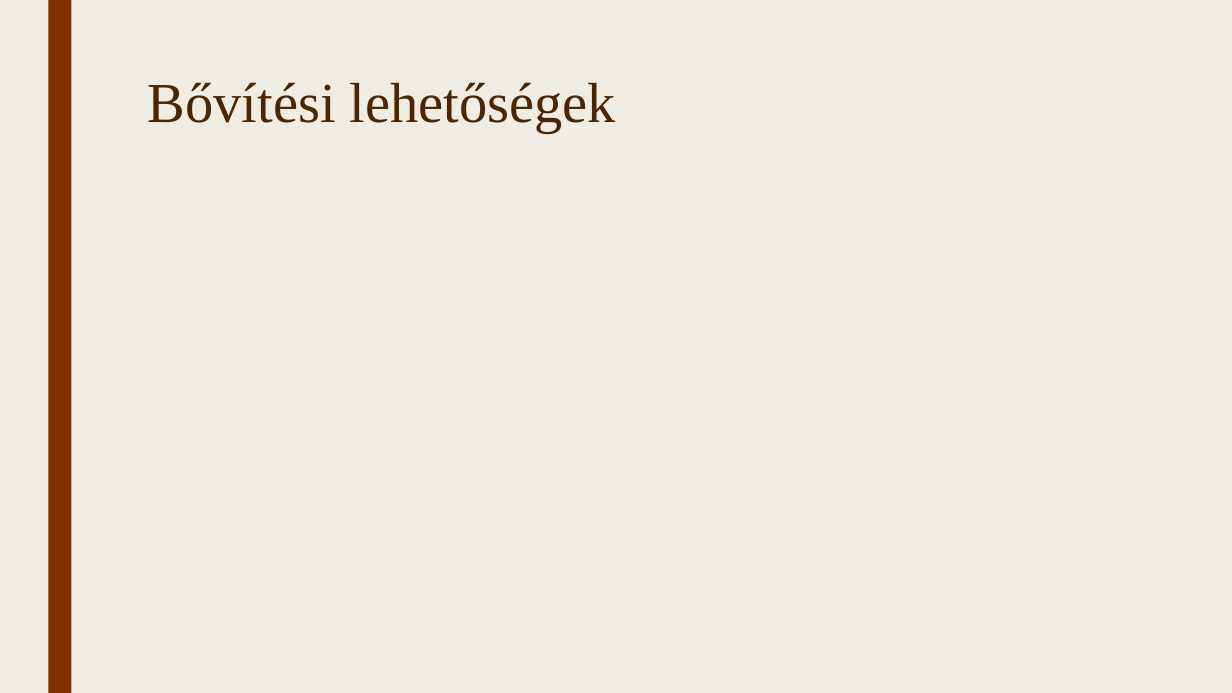
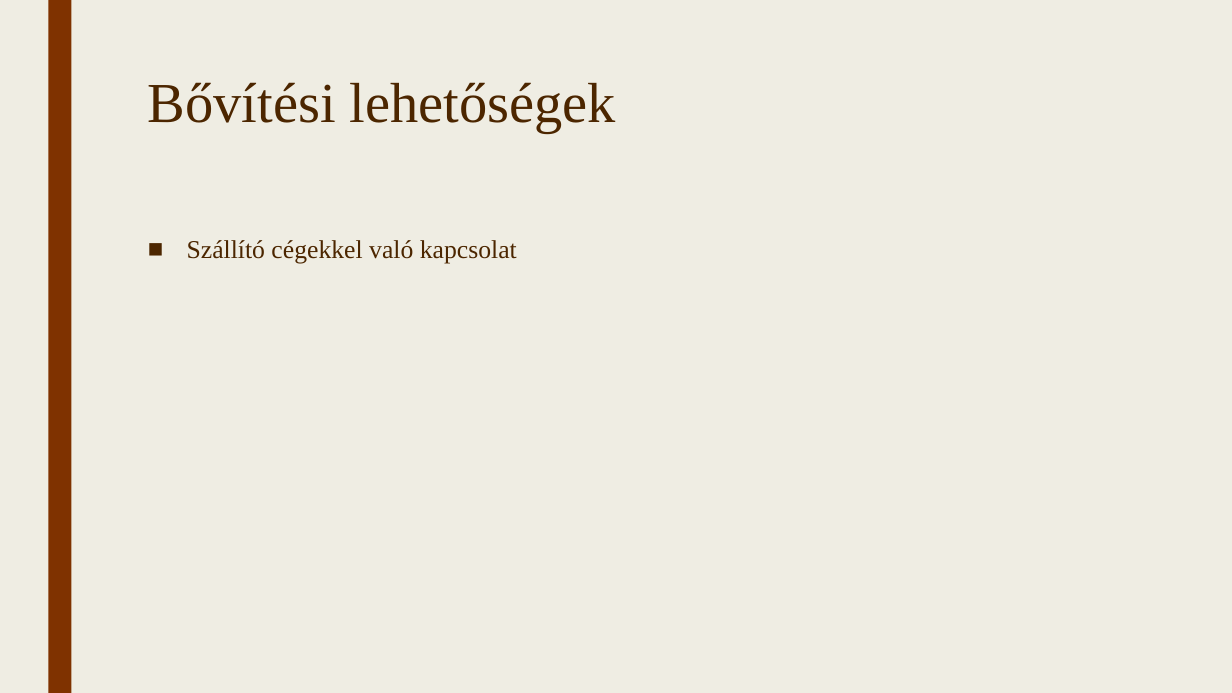
Before and after one commit to TothpalIstvano/13_S1_4_vizsgaremek, a slide deck: slide 12 of Fájlok/Bemutató.pptx. Drawn at 1232x693 pixels with LibreOffice and Linux fonts; fonts in the diff are those of the drawing. Boxes give left, top, right and bottom in pixels: in the first picture for what was removed or moved away, otherwise in the second. Text is boxed around its words. In the diff, an @@ line names an element or a change of style, - is before the commit and + after.

```diff
--- a/Fájlok/Bemutató.pptx
+++ b/Fájlok/Bemutató.pptx
@@ text added at [187,240,517,264], 20 pt, text #4C2600 @@
+■ Szállító cégekkel való kapcsolat
```
Also in this commit, not shown: 6 other slides changed, 3 slides added, 2 slides removed, 1 other file.
